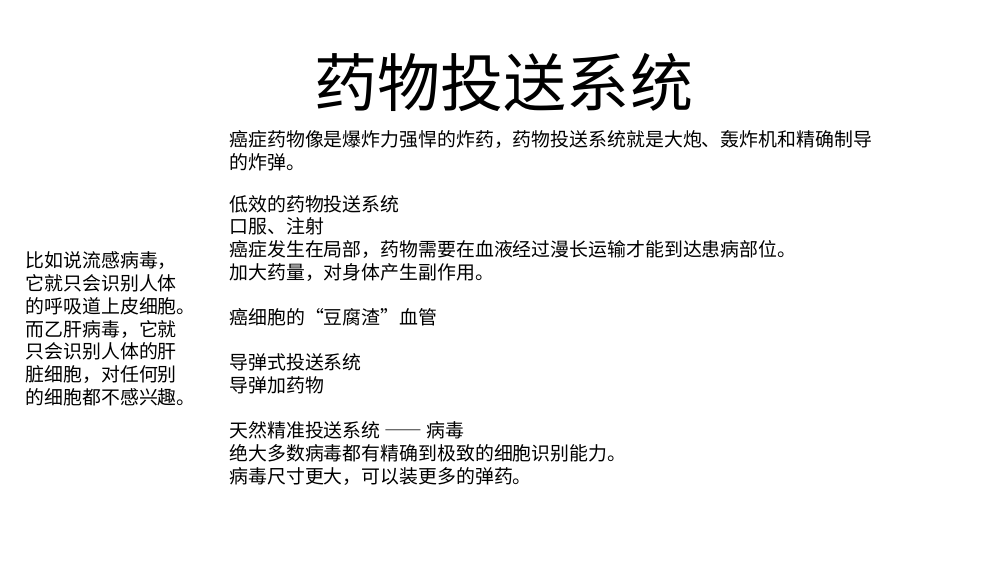
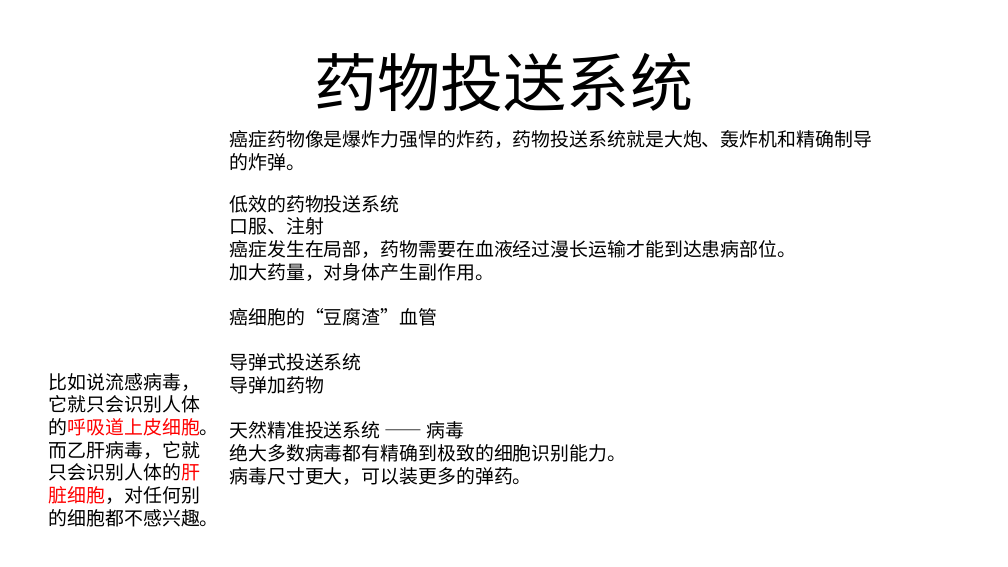
Before and after one commit to FredJiangFei/freetalk, a slide deck: slide 12 of 癌症/New Microsoft PowerPoint Presentation.pptx. Drawn at 1008x567 pixels with LibreOffice and Linux fonts; fonts in the diff are those of the drawing. Boxes give left, top, right and bottom in pixels: in the first picture for what was removed or moved away, otherwise in the second. Text is boxed around its words. In the diff, an @@ line names an element or a change of style, - is before the commit and + after.

```diff
--- a/癌症/New Microsoft PowerPoint Presentation.pptx
+++ b/癌症/New Microsoft PowerPoint Presentation.pptx
@@ text "比如说流感病毒，它就只会识别人体的呼吸道上皮细胞。而乙肝病毒，它就只会识别人体的肝脏细胞，对任何别的细胞都不感兴趣。": place and size @@
-text "比如说流感病毒，它就只会识别人体的呼吸道上皮细胞。而乙肝病毒，它就只会识别人体的肝脏细胞，对任何别的细胞都不感兴趣。" at (26, 251, 196, 406)
+text "比如说流感病毒，它就只会识别人体的呼吸道上皮细胞。而乙肝病毒，它就只会识别人体的肝脏细胞，对任何别的细胞都不感兴趣。" at (49, 373, 219, 527)
@@ text "比如说流感病毒，它就只会识别人体的呼吸道上皮细胞。而乙肝病毒，它就只会识别人体的肝脏细胞，对任何别的细胞都不感兴趣。" at (49, 373, 219, 527): text colour #000000 to #FF0000 in "比如说流感病毒，它就只会识别人体的呼吸道上皮细胞。而乙肝病毒，它就只会识别人体的肝脏细胞，对任何别的细胞都不感兴趣。" @@
```
Also in this commit, not shown: 5 other slides changed, 1 other file.
